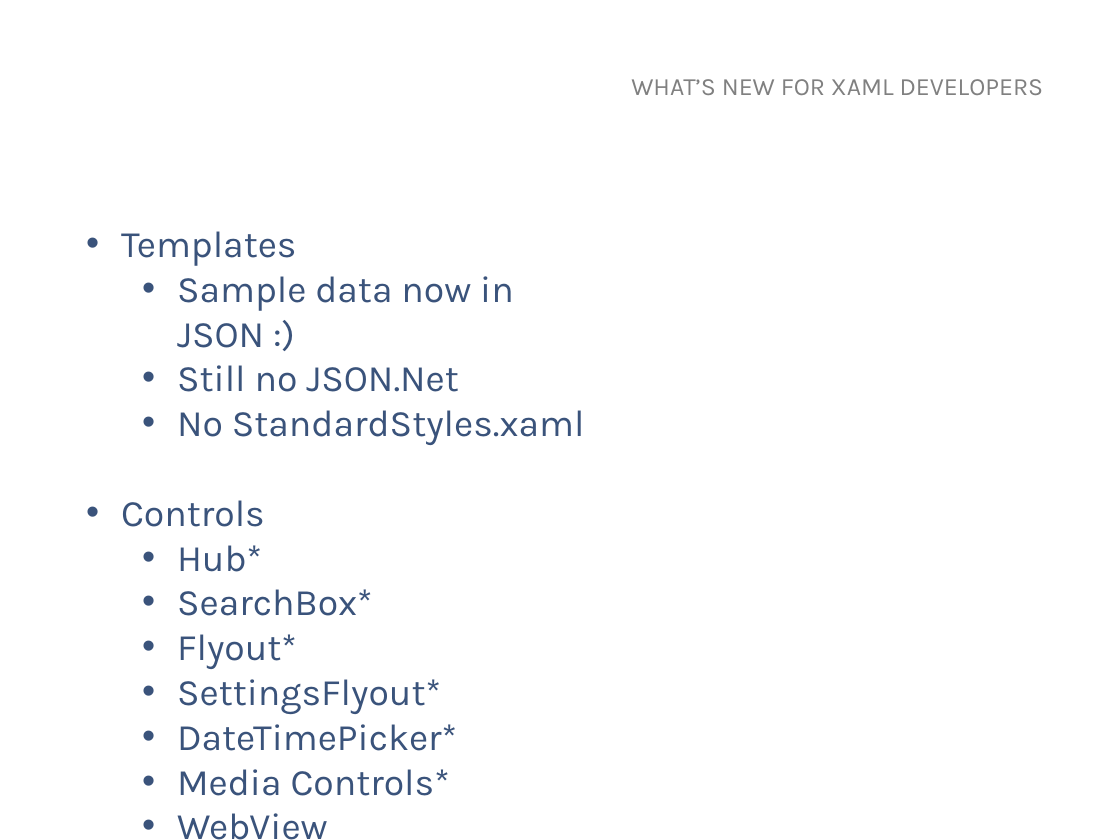
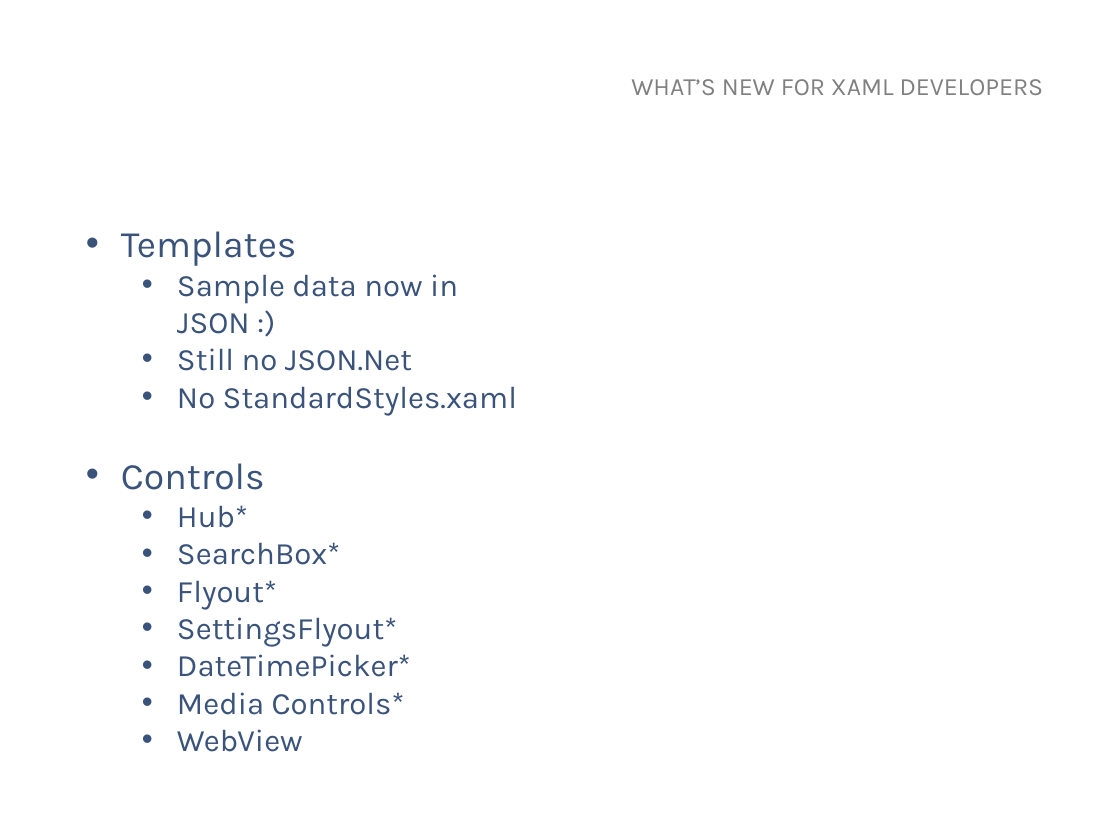
Before and after one commit to MarkerMetro/MarkerMetro.Talks, a slide deck: slide 9 of WhatsNewInWindows81/WhatsNewInWindows81.pptx. Drawn at 1120x840 pixels with LibreOffice and Linux fonts; fonts in the diff are those of the drawing; background and template pictures are left out. Boxes give left, top, right and bottom in pixels: in the first picture for what was removed or moved away, otherwise in the second. Text is boxed around its words. In the diff, an @@ line names an element or a change of style, - is before the commit and + after.

```diff
--- a/WhatsNewInWindows81/WhatsNewInWindows81.pptx
+++ b/WhatsNewInWindows81/WhatsNewInWindows81.pptx
@@ text at <box>177,274,517,752</box>: size 24 to 20 pt in "Sample data now in JSON :)", "Still no JSON.Net", "No StandardStyles.xaml", "Hub*" and 6 more places @@
```
Also in this commit, not shown: 3 other slides changed, 1 slide added.
